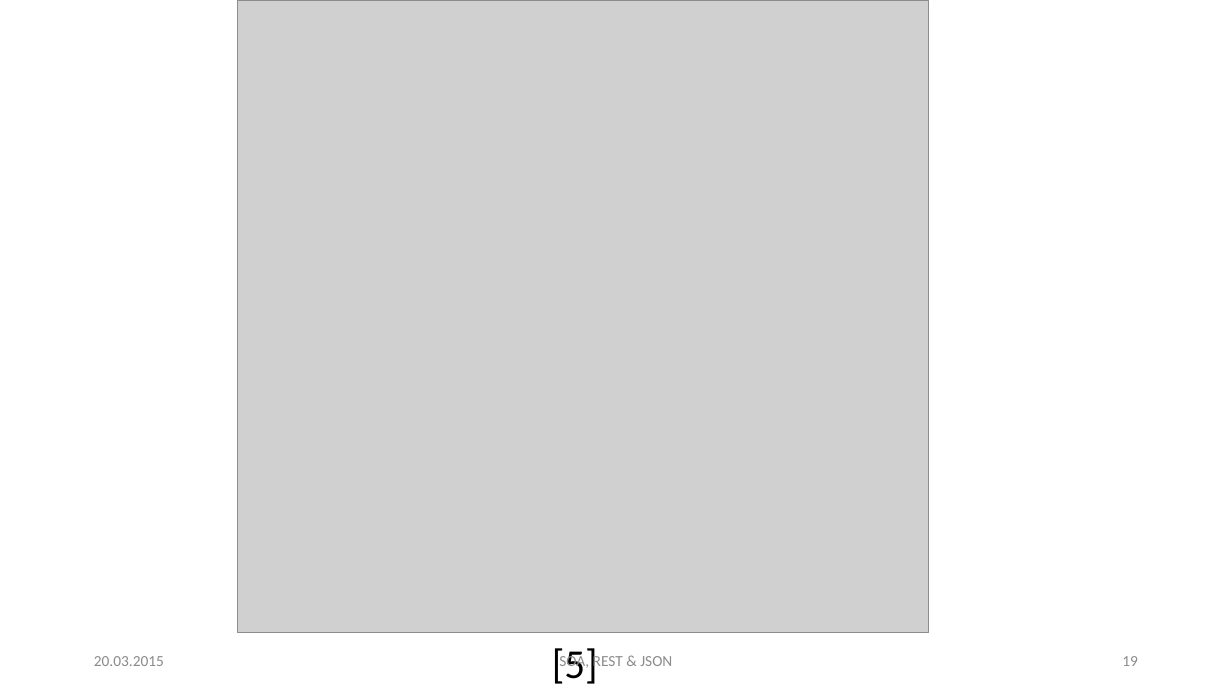
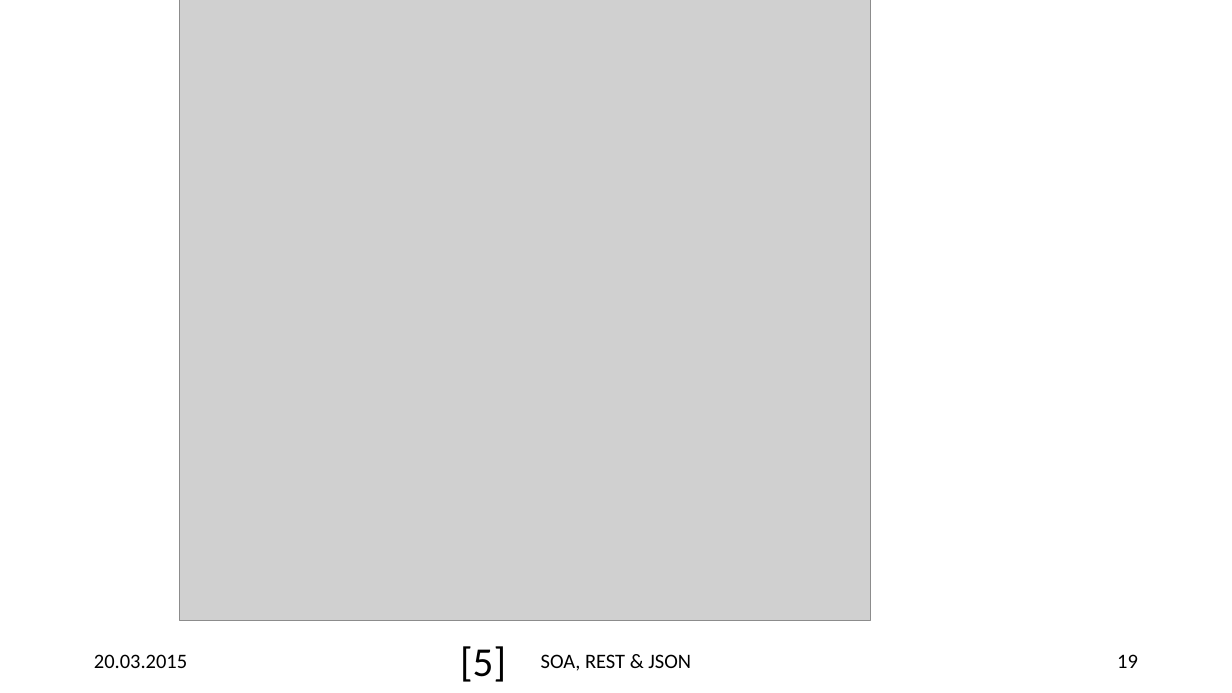
Before and after one commit to hsiegel-tgm/SOA2, a slide deck: slide 19 of p2.pptx. Drawn at 1232x693 pixels with LibreOffice and Linux fonts; fonts in the diff are those of the drawing; grey boxes stand for pictures. Boxes give left, top, right and bottom in pixels: in the first picture for what was removed or moved away, otherwise in the second. Text is boxed around its words. In the diff, an @@ line names an element or a change of style, - is before the commit and + after.

```diff
--- a/p2.pptx
+++ b/p2.pptx
@@ picture: place and size @@
-picture at [238,0,929,633]
+picture at [179,0,870,620]
@@ size 12 to 16 pt, text colour #8C8C8C to #000000 in 3 elements at [1117,654,1138,668], [541,654,691,671], [94,654,187,668] @@
@@ text "[5]": place and size @@
-text "[5]" at [552,648,598,684]
+text "[5]" at [460,646,506,682]
```
Also in this commit, not shown: 41 other slides changed, 5 other files.
